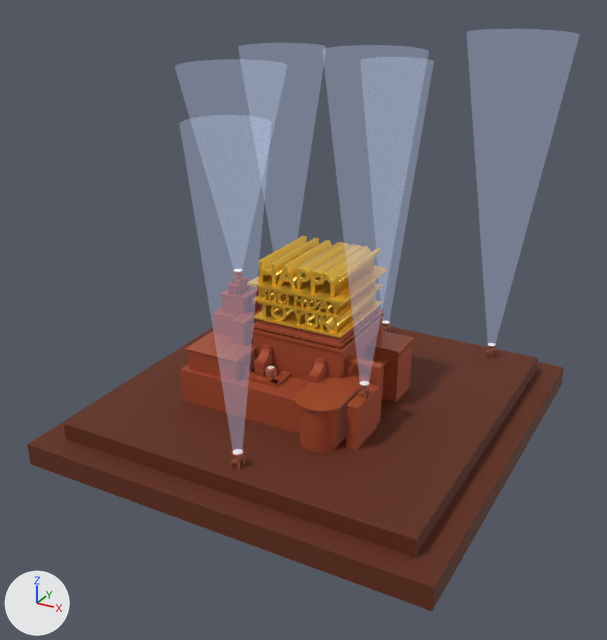
The glTF model assets/birthday_yuki.glb, before and after one commit.
Rendered twice from a 50 mm lens placed at (20.1, -38.3, 21.1), pointed at (-0.1, -1.7, 2.8). Lighting does not change. The marker at lower left points along +X, +Y and +Z. Where no turn or scale is listed for an object, it has been applied to the vertices.

Names of what the first picture shows: 'テキスト', '円柱', '円柱.001', '円柱.002', '円柱.003', '円柱.006', '円柱.007', '立方体.006', '立方体.007', '立方体.008', '立方体.009', '立方体.010', '立方体.011', '立方体.012', '立方体.015', '立方体.017', '立方体.020', '立方体.021', '立方体.022', '立方体.023', '立方体.027', '立方体.028', '立方体.032', '立方体.038'.
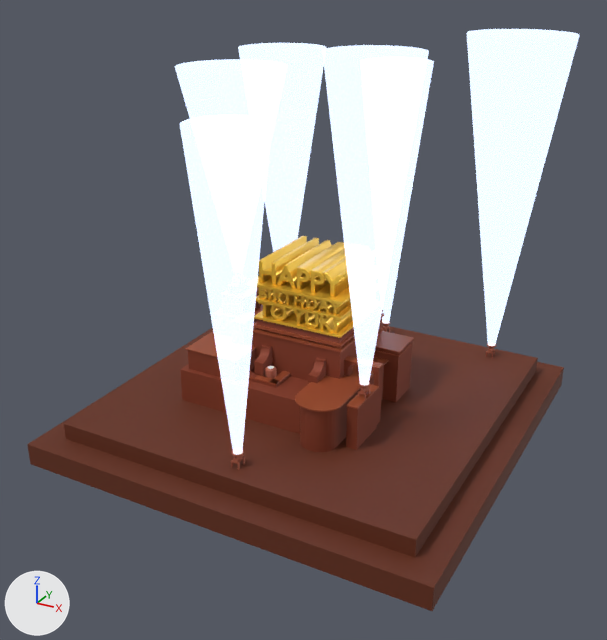
What differs and where, as boxes (x1, y1, x2, y2) in the pictures (607 x 640 px):
'円柱.001', surface changed (blue to white): (322, 45, 429, 385) in both
'円柱.007', surface changed (blue to white): (467, 29, 579, 346) in both
'円柱.002', surface changed (blue to white): (180, 115, 271, 454) in both
'円柱.006', surface changed (blue to white): (238, 43, 326, 252) in both
'円柱', surface changed (blue to white): (175, 59, 288, 147) in both
'立方体.020', recoloured: (180, 364, 308, 434) in both
'立方体.008', recoloured: (253, 318, 382, 380) in both
'円柱.003', surface changed (blue to white): (382, 59, 434, 323) in both
'立方体.009', recoloured: (300, 366, 384, 452) in both
'立方体.012', recoloured: (374, 341, 412, 402) in both
'立方体.015', recoloured: (346, 389, 378, 450) in both
'立方体.028', recoloured: (188, 350, 255, 377) in both
'立方体.006', recoloured: (257, 319, 354, 343) in both
'立方体.017', recoloured: (344, 360, 383, 424) in both
'立方体.022', recoloured: (254, 345, 273, 377) in both
'立方体.021', recoloured: (308, 357, 326, 384) in both
'立方体.025', recoloured: (269, 374, 290, 388) in both
'立方体.023', recoloured: (249, 378, 269, 386) in both
'立方体.027', recoloured: (249, 370, 258, 378) in both
'立方体.038', recoloured: (255, 301, 261, 310) in both
'立方体.032', recoloured: (252, 319, 258, 340) in both

Diff of the bpy script that builds the scene:
```diff
--- a/assets/birthday_yuki.glb.py
+++ b/assets/birthday_yuki.glb.py
@@ mat_base @@
 mat_base = principled_material('base')
-mat_base.base_color = (0.402, 0.0727, 0.0277)  # brown #aa4c2e
+mat_base.base_color = (0.24, 0.0455, 0.0182)  # brown #863c25
 mat_base.metallic = 0.297
@@ mat_light2 @@
 mat_light2.base_color = (0.422, 0.555, 0.8)  # blue #aec4e7
-mat_light2.alpha = 0.018
+mat_light2.alpha = 0.1
 mat_light2.emission_color = (0.59, 0.714, 1.0)  # blue #cadcff
-mat_light2.emission_strength = 4.0
+mat_light2.emission_strength = 7.0
```
